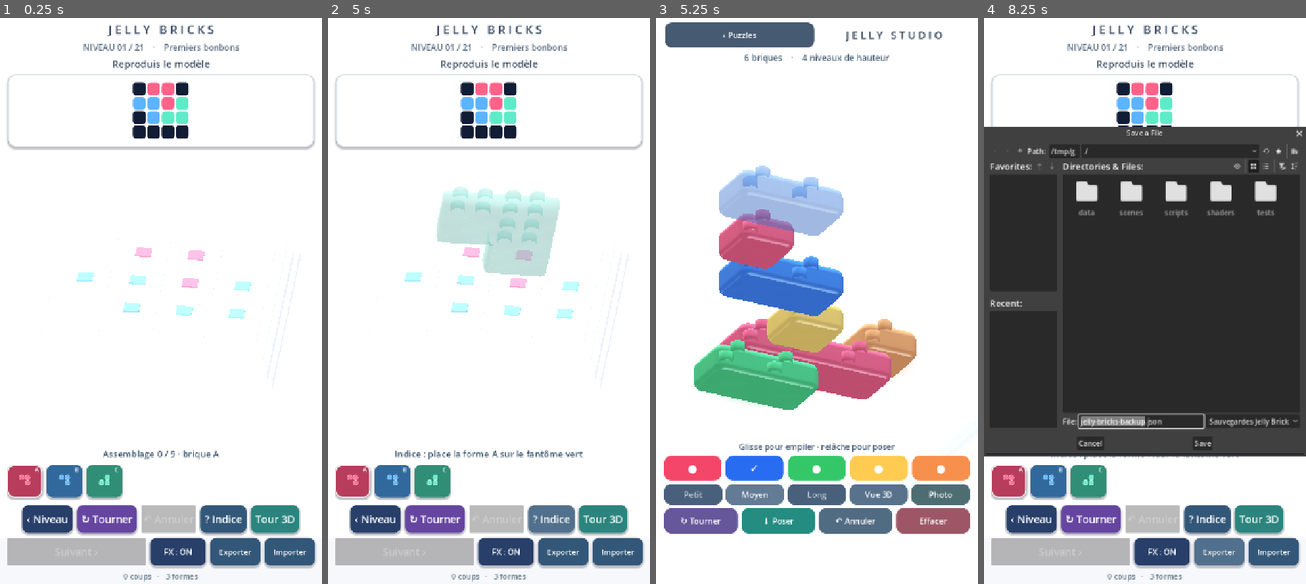
Above: before the commit, frames 1-4 (left to right).
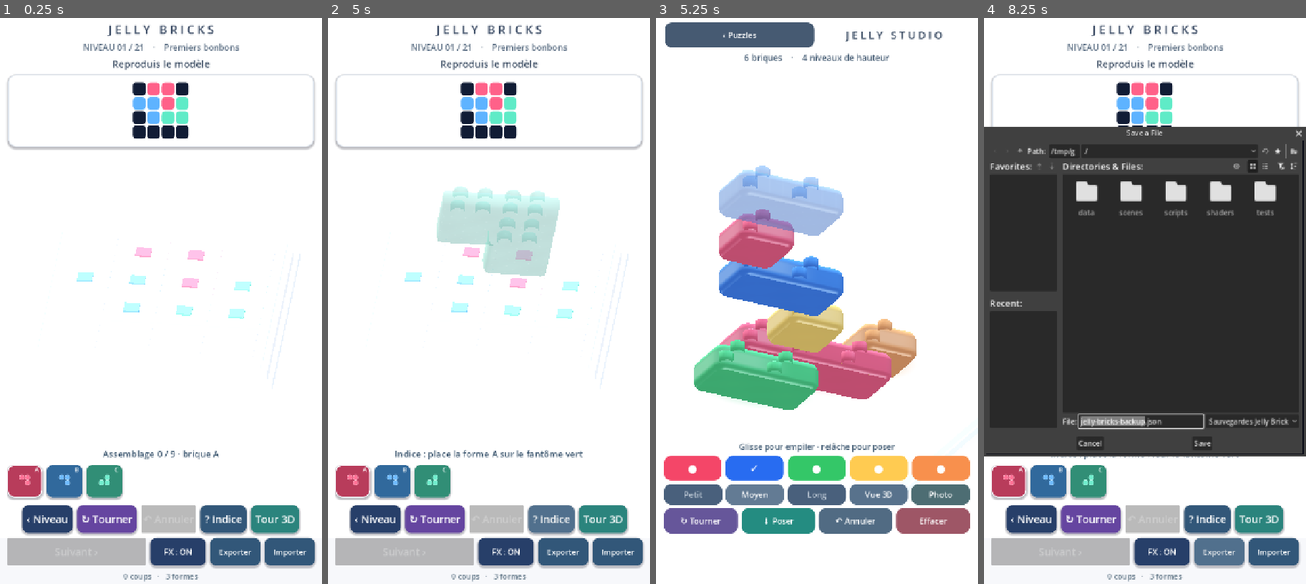
Above: after the commit, the same moments.

Repository: dbrckk/Jelly-bricks
Game: Godot game, scene res://scenes/main.tscn
Same seed, same stepped clock (60 frames per second), same inputs: the game is played once before the commit and once after it.
Inputs (mouse positions are in pixels of both pictures, inside the frame that each line leads up to):
- Up to frame 1 (0.25 s): no input
- Up to frame 2 (5 s): click (353, 482) at 0.52 s; click (392, 482) at 1.27 s; click (431, 482) at 2.02 s; click "‹ Niveau" at 2.75 s; click "↻ Tourner" at 3.5 s; click "? Indice" at 4.25 s
- Up to frame 3 (5.25 s): click "Tour 3D" at 5 s
- Up to frame 4 (8.25 s): click "‹ Puzzles" at 5.75 s; click "FX : ON" at 6.5 s; click "FX : OFF" at 7.25 s; click "Exporter" at 8 s

Frames 1-2 are identical in both runs. In frame 3, 1.9% of the frame differs, in the area x 11-81%, y 35-64%; in frame 4, 0.6%.

Commit message:
render(android): glossier pigmented wet-gel bevels, softbox reflections and lighter fragment shader
* render(native): genuine camera-reactive wet bevel highlight, polished stud rims and idle fragment savings

* render(native): assign strong wet bevel to solid bricks, restrained translucent placement ghost

* test(godot): require glossy bevel on real studio and 12-piece tower, preserve clear ghost

* build(android): Jelly wet-gloss 0.9.40 versionCode 37

* docs(native): wet molded gel bevel, studio-only shader budget, real-OpenGL proof

* render(native): visible softbox transmission across Jelly front walls, tethered to moving 3D gel

* docs(native): specify wide diffused photo-card reflections on molded studio sidewalls

* render(native): maintain visible wet softbox on all sculpted wall orientations as camera orbits

* render(native): tint photographic caustic highlights by Jelly pigment to preserve coral and amber saturation

Diff:
--- a/native-godot/scripts/stack_mode.gd
+++ b/native-godot/scripts/stack_mode.gd
@@ -792,6 +792,9 @@
     # Fully pigmented polished candy: visible only in the 3D studio.
     # Keep ghost less opaque and less glossy for precise mobile placement.
     material.set_shader_parameter("studio_finish", .46 if translucent else .94)
+    # A localized photographic bead on the real bevel, not a white tint
+    # over the whole block. Ghost stays dim while the solid is glossy.
+    material.set_shader_parameter("studio_wet_edge", .15 if translucent else .95)
     # Regular gameplay uses conservative optics; the Gallery enhances
     # absorption without extra geometry or texture lookups.
     material.set_shader_parameter("optical_depth", .18 if translucent else .54)
--- a/native-godot/shaders/jelly.gdshader
+++ b/native-godot/shaders/jelly.gdshader
@@ -15,6 +15,9 @@
 uniform float studio_pigment : hint_range(0.0, 1.0) = 0.0;
 uniform float optical_depth : hint_range(0.0, 1.0) = 0.0;
 uniform float studio_finish : hint_range(0.0, 1.0) = 0.0;
+// Independent, camera-reactive lacquer bead along molded bevels.
+// Defaults to zero for all 21 puzzle levels and legacy materials.
+uniform float studio_wet_edge : hint_range(0.0, 1.0) = 0.0;
 varying vec3 jelly_local;
 
 void vertex() {
@@ -53,8 +56,15 @@
     float dense = sin(jelly_local.x * 5.8 + jelly_local.z * 3.6) *
         cos(jelly_local.z * 7.3 - jelly_local.y * 5.0);
     float inner_glow = smoothstep(.02, .4, jelly_local.y);
-    float bubble = pow(max(sin(jelly_local.x * 23.0) *
-        sin(jelly_local.z * 25.0), 0.0), 18.0);
+    // The photographed molded studio has a clean lacquer skin. Avoid
+    // evaluating two high-frequency sines + pow on all its settled pixels.
+    // Retain the original microbubbles only in the 21 puzzle materials
+    // and the faint placement ghost, where the original look is desired.
+    float bubble = 0.0;
+    if (studio_finish < 0.75) {
+        bubble = pow(max(sin(jelly_local.x * 23.0) *
+            sin(jelly_local.z * 25.0), 0.0), 18.0);
+    }
     float softbox = pow(max(dot(n,
         normalize(vec3(-.38, .65, .65))), 0.0), 19.0);
     // Studio lighting must separate the glossy upper surface from the
@@ -129,7 +139,8 @@
         float crown_ring = 1.0 - smoothstep(.006, .030,
             abs(stud_radius - .108));
         jelly_color += vec3(.95, .98, 1.0) *
-            crown_ring * stud_mask * studio_pigment * .13;
+            crown_ring * stud_mask * studio_pigment *
+            (.13 + .13 * studio_wet_edge);
     }
     // Single-pass approximation of color absorption through gelatin.
     // The rounded sides carry a longer apparent optical path than the
@@ -199,6 +210,49 @@
         // gelatin looks visibly denser than a uniformly shaded plastic.
         jelly_color += candy_tint.rgb * polish * fresnel * .032;
     }
+    // A narrow, continuous meniscus of white-box reflection follows the
+    // REAL upper molded bevel (top ring y=.56, bevel y=.497-.538). Unlike
+    // a screen-space halo it sticks to each moving jelly surface and
+    // reacts to the actual camera angle and the smooth mesh normals.
+    // Its small coverage preserves the saturated candy body underneath.
+    if (studio_wet_edge > .001 && studio_glass > .001) {
+        float bevel_height = 1.0 - smoothstep(.010, .070,
+            abs(jelly_local.y - .522));
+        float side_bevel = 1.0 - smoothstep(.58, .95, n.y);
+        float visible = smoothstep(.05, .48, facing);
+        vec3 mirror = reflect(-eye, n);
+        float light_direction = pow(max(dot(mirror,
+            normalize(vec3(-.24, .16, .95))), 0.0), 6.0);
+        float upper_liquid_rim = bevel_height * side_bevel *
+            visible * (0.34 + light_direction * .66) *
+            studio_wet_edge;
+        // A broad, soft rectangular window on the vertical wall is
+        // essential: the reference reflects actual white studio cards
+        // *inside* the colored Jelly, not just a pencil-thin top line.
+        // Use the surface's molded coordinates, not SCREEN_UV, so each
+        // pane slides and sways WITH the 3D brick in the photo tower.
+        float window_u = fract(jelly_local.x * .29 +
+            jelly_local.z * .21 + .38);
+        float soft_window = 1.0 - smoothstep(.045, .31,
+            abs(window_u - .50));
+        float lower_wall = smoothstep(.14, .24, jelly_local.y);
+        float upper_wall = 1.0 - smoothstep(.39, .52, jelly_local.y);
+        // Restrict to genuine vertical walls rather than relying on
+        // eye-facing normals: the orbital camera can make a physically
+        // visible colored wall nearly perpendicular to VIEW. In that
+        // position the old angle gate erased the highlight entirely.
+        float front_wall = 1.0 - smoothstep(.35, .82, abs(n.y));
+        float transmitted_window = soft_window * lower_wall *
+            upper_wall * front_wall * studio_wet_edge;
+        // Real dyed gel transmits part of its own pigment into white-box
+        // reflections. A tinted card avoids the blown-out white patches
+        // seen on yellow/coral in the first OpenGL QA iteration.
+        vec3 photographic_white = mix(candy_tint.rgb,
+            vec3(1.0, .99, .975), .78);
+        jelly_color = mix(jelly_color, photographic_white,
+            clamp(upper_liquid_rim * .50 +
+                transmitted_window * .27, 0.0, .43));
+    }
     ALBEDO = jelly_color;
     METALLIC = .015;
     ROUGHNESS = mix(mix(.25, .115, detail), .085, studio_glass * .56);
--- a/native-godot/tests/validate.gd
+++ b/native-godot/tests/validate.gd
@@ -201,6 +201,10 @@
             push_error("Studio candy is missing its high-pigment photographic finish")
             quit(1)
             return
+        if float(glass_material.get_shader_parameter("studio_wet_edge")) < .90:
+            push_error("Solid studio bricks lost their wet optical bevel")
+            quit(1)
+            return
         if absf(float(glass_material.get_shader_parameter("optical_depth")) - .54) > .001:
             push_error("Ordinary studio Jelly should use medium-cost optical absorption")
             quit(1)
@@ -546,6 +550,13 @@
         push_error("Reference tower camera is not front-facing or tightly framed")
         quit(1)
         return
+    for display_brick in studio.gallery_demo_nodes:
+        var polished_paint: ShaderMaterial = display_brick.get_node(
+            "GelBody").material_override
+        if float(polished_paint.get_shader_parameter("studio_wet_edge")) < .90:
+            push_error("Curated reference tower bypasses the actual wet-gel material")
+            quit(1)
+            return
     var foreground_poses: Array[Vector2i] = []
     for photo_entry in studio.gallery_demo_entries:
         if int(photo_entry["layer"]) == 0 and int(photo_entry["row"]) >= 4:
@@ -790,6 +801,10 @@
         return
     if float(ghost_optics.get_shader_parameter("studio_finish")) > .55:
         push_error("Placement ghost wrongly shares the fully opaque candy finish")
+        quit(1)
+        return
+    if float(ghost_optics.get_shader_parameter("studio_wet_edge")) > .20:
+        push_error("Translucent studio placement ghost became a bright solid")
         quit(1)
         return
     if float(ghost_optics.get_shader_parameter("optical_depth")) > .20:
Not shown, changed: native-godot/export_presets.cfg
Not shown, changed: native-godot/README.md
